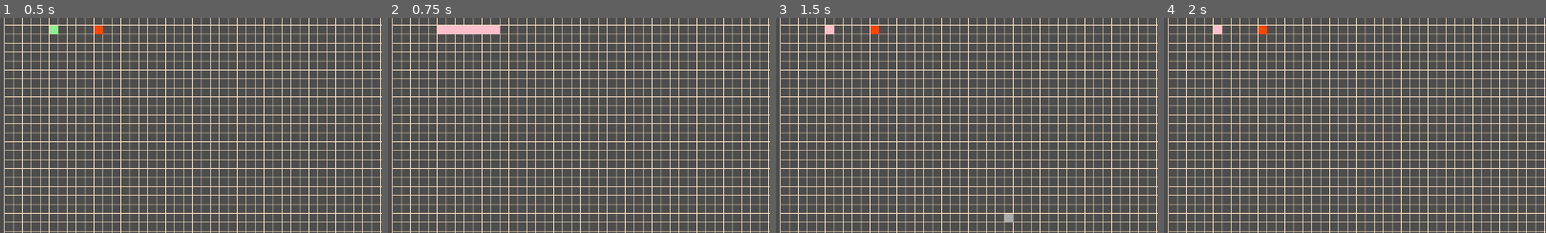
Above: before the commit, frames 1-4 (left to right).
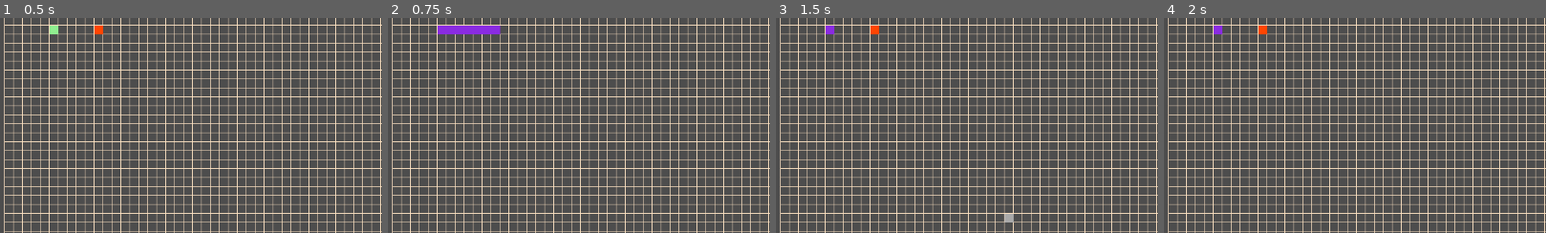
Above: after the commit, the same moments.

Repository: 12xsunx12/a--visualizer
Game: Godot game, scene res://Scenes/main.tscn
Same seed, same stepped clock (60 frames per second), same inputs: the game is played once before the commit and once after it.
Inputs (mouse positions are % of the whole screen's width and height, from its top left):
- Up to frame 1 (0.5 s): no input
- Up to frame 2 (0.75 s): tap Enter (ui_accept) at 0.5 s; move the mouse to (72, 45) at 0.52 s; tap E (press_e) at 0.6 s; click (72, 45) at 0.67 s
- Up to frame 3 (1.5 s): tap Enter (ui_accept) at 0.77, 1.25 s; move the mouse to (30, 55) at 1.27 s; tap E (press_e) at 1.35 s; click (30, 55) at 1.42 s
- Up to frame 4 (2 s): tap Enter (ui_accept) at 1.52 s
The pictures show only the part of the screen within x 0-50%, y 9-59%; the shares and areas given below are measured in that part.

Frame 1 is identical in both runs. In frame 2, 0.7% of the frame differs, in the area x 13-30%, y 3-8%; in frame 3, less than 0.1%; in frame 4, less than 0.1%.

Commit message:
changing path array -> path dictionary
program is still super slow

Diff:
--- a/Scenes/astar3.gd
+++ b/Scenes/astar3.gd
@@ -12,7 +12,7 @@
 var end_node: Nod = Nod.new(Global.end_pos, null) 		# the goal node
 var curr_node: Nod = start_node 						# popped node being evald
 var pri_que: Array 										# the priority que
-var path: Array = [] 									# the constructed shortest path
+var path: Dictionary = {} 									# the constructed shortest path
 var max_evaluations = 15000 							# if astar can't find end in 5000 searches, throw error
 @export var timer: Timer
 var counter: int = 0
@@ -25,7 +25,7 @@
 		start_node.pos = Global.start_pos 		# node where A* begins
 		end_node.pos = Global.end_pos 			# the goal node
 		pri_que = [start_node]
-		path.push_front(start_node)
+		path[start_node] = start_node.pos
 		timer.start(Global.time)
 		astar()
 	_draw()
@@ -103,8 +103,8 @@
 
 # // - - - - - - - - - - - - - - - - - - - - - - - - -
 func _draw_path():
-	for node in path:
-		draw_rect(Rect2(node.pos * Global.cell_size, Global.cell_size), Color.PINK)
+	for key in path:
+		draw_rect(Rect2(path[key] * Global.cell_size, Global.cell_size), Color.BLUE_VIOLET)
 	queue_redraw()
 
 # // - - - - - - - - - - - - - - - - - - - - - - - - -
@@ -127,7 +127,7 @@
 	curr_node.calculate() # calculate g, h, & f
 	_get_adj_nodes(curr_node) # explore adjacent nodes
 	_place_lowest_f_at_front() # find lowest f node, and place at front of que
-	path.append(pri_que.front()) # append the chosen node
+	path[pri_que.front()] = pri_que.front().pos
 	# debug_print_f()
 	counter += 1
 
--- a/Scenes/global.gd
+++ b/Scenes/global.gd
@@ -4,4 +4,4 @@
 var end_pos 	= Vector2i(10,5)
 var cell_size 	= Vector2i(15,15) # the size of the actual boxes in the grid
 var grid = AStarGrid2D.new()
-var time: float = 0.005
+var time: float = 0.001
--- a/Scenes/main.tscn
+++ b/Scenes/main.tscn
@@ -1,7 +1,8 @@
-[gd_scene load_steps=3 format=3 uid="uid://fc3xllq84ra7"]
+[gd_scene load_steps=4 format=3 uid="uid://fc3xllq84ra7"]
 
 [ext_resource type="Script" path="res://Scenes/grid3.gd" id="1_gi6l4"]
 [ext_resource type="Script" path="res://Scenes/astar3.gd" id="2_euqek"]
+[ext_resource type="Script" path="res://Scenes/test.gd" id="3_tmeos"]
 
 [node name="Main" type="Node2D"]
 position = Vector2(8, 0)
@@ -15,4 +16,7 @@
 
 [node name="Timer" type="Timer" parent="Astar"]
 
+[node name="Test" type="Node2D" parent="."]
+script = ExtResource("3_tmeos")
+
 [connection signal="timeout" from="Astar/Timer" to="Astar" method="astar"]
--- /dev/null
+++ b/Scenes/test.gd
@@ -0,0 +1,22 @@
+extends Node2D
+
+
+# Called when the node enters the scene tree for the first time.
+func _ready():
+	test()
+
+func test():
+	var dic: Dictionary = {}
+	var cord0: Vector2i = Vector2i(5,5)
+	var cord1: Vector2i = Vector2i(10,10)
+	var cord2: Vector2i = Vector2i(15,15)
+	var node0: Nod = Nod.new(cord0, null)
+	var node1: Nod = Nod.new(cord1, null)
+	var node2: Nod = Nod.new(cord2, null)
+
+	dic[cord0] = node0
+	dic[cord1] = node1
+	dic[cord2] = node2
+
+	for key in dic:
+		print(dic[key].pos)
--- a/project.godot
+++ b/project.godot
@@ -23,7 +23,6 @@
 
 window/size/viewport_width=1280
 window/size/viewport_height=720
-window/size/mode=2
 
 [input]
 
